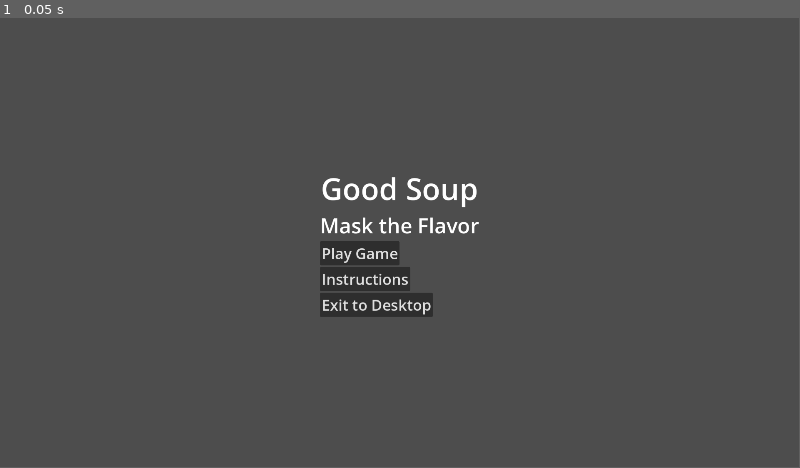
Above: before the commit, frame 1.
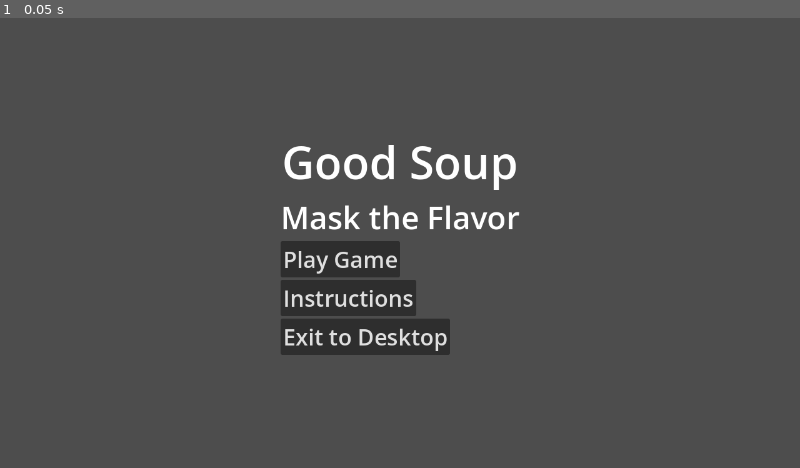
Above: after the commit, the same moment.

Repository: AgreeableDeerGames/GoodSoup
Game: Godot game, scene res://Scenes/main_menu.tscn
The game is run twice, just before and just after one commit, with the same random seed, the same clock (stepped at 60 frames per second) and the same inputs. The project has no main scene, so this scene is started directly.
Inputs:
- Up to frame 1 (0.05 s): no input
In our replay, the window is 799x449 before the commit and 800x450 after it. These sizes can differ from the game's own. Grey fills any space a smaller window leaves; there, only what the larger window draws over its background counts as a difference.

The runs differ from the first frame. In frame 1, 5.2% of the frame differs, in the area x 35-65%, y 28-75%.

Commit message:
flavor report with flavor values

Diff:
--- /dev/null
+++ b/Scenes/flavor_report.tscn
@@ -0,0 +1,25 @@
+[gd_scene format=3 uid="uid://dc047nlpryixr"]
+
+[ext_resource type="Texture2D" uid="uid://c5avl70qvgues" path="res://Assets/parchment.png" id="1_b5ke7"]
+[ext_resource type="Script" uid="uid://cligny2xyq5jl" path="res://Scripts/flavor_report.gd" id="1_vji58"]
+[ext_resource type="Script" uid="uid://mv8g3k23j761" path="res://Scripts/flavor_data.gd" id="3_gq7h2"]
+
+[node name="FlavorReport" type="Node2D" unique_id=522384576]
+script = ExtResource("1_vji58")
+
+[node name="Sprite2D" type="Sprite2D" parent="." unique_id=2100698467]
+position = Vector2(121, 128)
+scale = Vector2(0.25, 0.25)
+texture = ExtResource("1_b5ke7")
+
+[node name="FlavorData" type="Node" parent="." unique_id=1000443721]
+script = ExtResource("3_gq7h2")
+sweet = 6.7
+sour = 4.0
+salty = 4.0
+bitter = 6.5
+umami = 3.4
+numbing_spice = 7.0
+hot_spice = 4.0
+nasal_spice = 10.0
+metadata/_custom_type_script = "uid://mv8g3k23j761"
--- a/Scripts/flavor_data.gd
+++ b/Scripts/flavor_data.gd
@@ -2,21 +2,23 @@
 
 class_name FlavorData
 
-@export
+static var MAX_FLAVOR = 10
+
+@export_range(0, 10, 0.1, "0 - 10")
 var sweet: float = 0
-@export
+@export_range(0, 10, 0.1, "0 - 10")
 var sour: float = 0
-@export
+@export_range(0, 10, 0.1, "0 - 10")
 var salty: float = 0
-@export
+@export_range(0, 10, 0.1, "0 - 10")
 var bitter: float = 0
-@export
+@export_range(0, 10, 0.1, "0 - 10")
 var umami: float = 0
-@export
+@export_range(0, 10, 0.1, "0 - 10")
 var numbing_spice: float = 0
-@export
+@export_range(0, 10, 0.1, "0 - 10")
 var hot_spice: float = 0
-@export
+@export_range(0, 10, 0.1, "0 - 10")
 var nasal_spice: float = 0
 
 func _flavor_as_array() -> Array[float]:
--- /dev/null
+++ b/Scripts/flavor_report.gd
@@ -0,0 +1,76 @@
+extends Node2D
+
+
+# Called when the node enters the scene tree for the first time.
+func _ready() -> void:
+	_generate_flavor_pentagon($FlavorData)
+
+func _central_angle (side_count: int) -> int:
+	return 360 / side_count
+
+func _generate_flavor_pentagon(flavor_data: FlavorData):
+	var flavor_pentagon_coords: PackedVector2Array = _pentagon_coords_from_magnitudes(\
+		[flavor_data.sweet, \
+		flavor_data.sour, \
+		flavor_data.salty, \
+		flavor_data.bitter, \
+		flavor_data.umami], \
+		10,
+		$Sprite2D.position)
+
+	var scale = 10
+
+	var flavor_line: Line2D = Line2D.new()
+	flavor_line.points = flavor_pentagon_coords
+	flavor_line.closed = true
+	flavor_line.default_color = Color.BLACK
+	add_child(flavor_line)
+
+	var regular_pentagon_coords : PackedVector2Array = _pentagon_coords_from_magnitudes(\
+		[FlavorData.MAX_FLAVOR, \
+		FlavorData.MAX_FLAVOR, \
+		FlavorData.MAX_FLAVOR, \
+		FlavorData.MAX_FLAVOR, \
+		FlavorData.MAX_FLAVOR], \
+		scale, \
+		$Sprite2D.position)
+
+	var flavor_base_line: Line2D = Line2D.new()
+	flavor_base_line.points = regular_pentagon_coords
+	flavor_base_line.closed = true
+	flavor_base_line.default_color = Color.BLACK
+	add_child(flavor_base_line)
+
+	var label_offset: float = 0.2
+	var flavor_pentagon_label_coords: PackedVector2Array = _pentagon_coords_from_magnitudes(\
+		[FlavorData.MAX_FLAVOR + label_offset, \
+		FlavorData.MAX_FLAVOR + label_offset, \
+		FlavorData.MAX_FLAVOR + label_offset, \
+		FlavorData.MAX_FLAVOR + label_offset, \
+		FlavorData.MAX_FLAVOR + label_offset], \
+		scale, \
+		$Sprite2D.position)
+	var label_array: Array[String] = ["sweet", "sour", "salty", "bitter", "umami"]
+	for i in range(0, label_array.size()):
+		var label: Label = Label.new()
+		label.text = label_array[i]
+		label.position = flavor_pentagon_label_coords[i]
+		add_child(label)
+
+
+func _pentagon_coords_from_magnitudes(magnitudes: Array[float], scale: float, offset: Vector2):
+	var angle: float = deg_to_rad(_central_angle(magnitudes.size()))
+	var angle_offset: float = deg_to_rad(-90);
+	var pentagon_coords: PackedVector2Array = []
+	for i in range(0, magnitudes.size()):
+		var magnitude: float = magnitudes[i] * scale
+		pentagon_coords.append(_polar_to_cartesian((i * angle) + angle_offset, magnitude) + offset)
+	return pentagon_coords
+
+static func _polar_to_cartesian(angle: float, radius: float) -> Vector2:
+	return Vector2(cos(angle) * radius, sin(angle) * radius)
+
+
+# Called every frame. 'delta' is the elapsed time since the previous frame.
+func _process(delta: float) -> void:
+	pass
--- a/project.godot
+++ b/project.godot
@@ -16,8 +16,8 @@
 
 [display]
 
-window/size/viewport_width=1920
-window/size/viewport_height=1080
+window/size/viewport_width=1280
+window/size/viewport_height=720
 
 [physics]
 
Binary file added: Assets/parchment.png
Not shown, added: Assets/parchment.png.import
Not shown, added: Scripts/flavor_report.gd.uid
Not shown, added: Scenes/flavor_report.tscn7538475658.tmp
Not shown, added: Scenes/flavor_report.tscn9505981407.tmp
